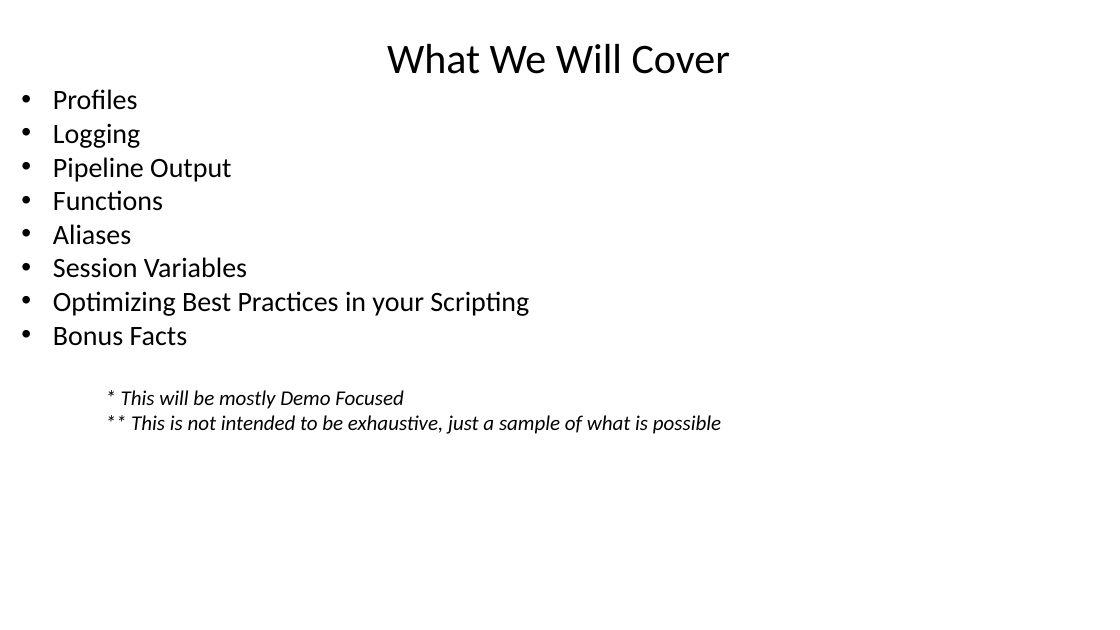
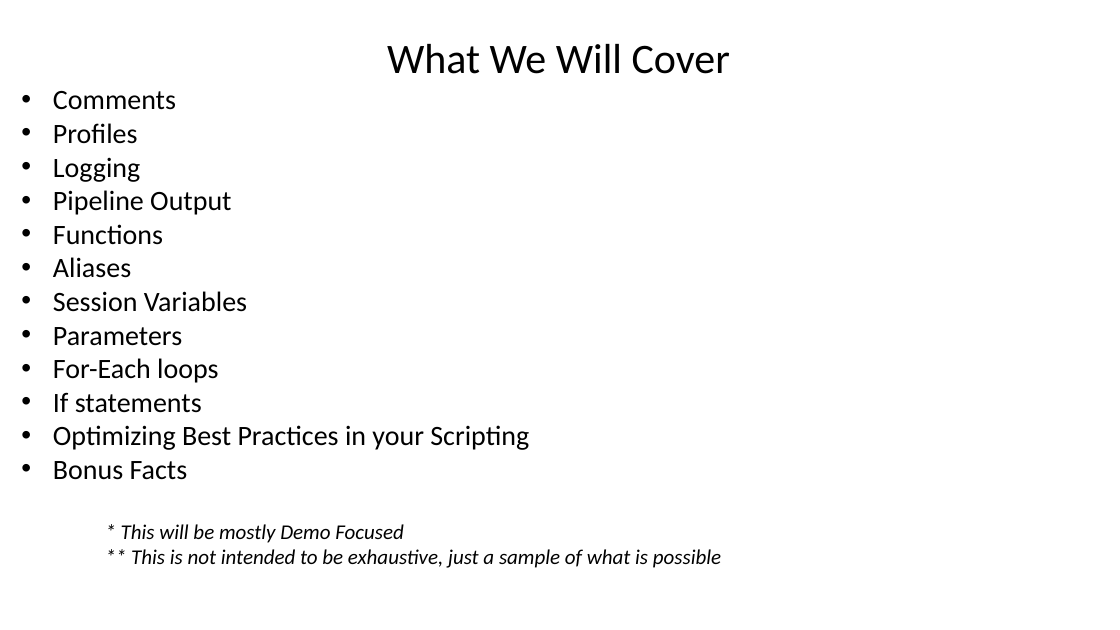
Before and after one commit to tk427/Non-Code, a slide deck: slide 5 of PowerShell/PowerShell_DogFood.pptx (slide 3 before the commit). Drawn at 1120x630 pixels with LibreOffice and Linux fonts; fonts in the diff are those of the drawing; background and template pictures are left out. Boxes give left, top, right and bottom in pixels: in the first picture for what was removed or moved away, otherwise in the second. Text is boxed around its words. In the diff, an @@ line names an element or a change of style, - is before the commit and + after.

```diff
--- a/PowerShell/PowerShell_DogFood.pptx
+++ b/PowerShell/PowerShell_DogFood.pptx
@@ text at bbox=[53, 91, 176, 110]: paragraph added @@
+• Comments
@@ text at bbox=[53, 327, 218, 413]: paragraphs added @@
+• Parameters
+• For-Each loops
+• If statements
```
Also in this commit, not shown: 12 other slides changed, 10 slides added.
